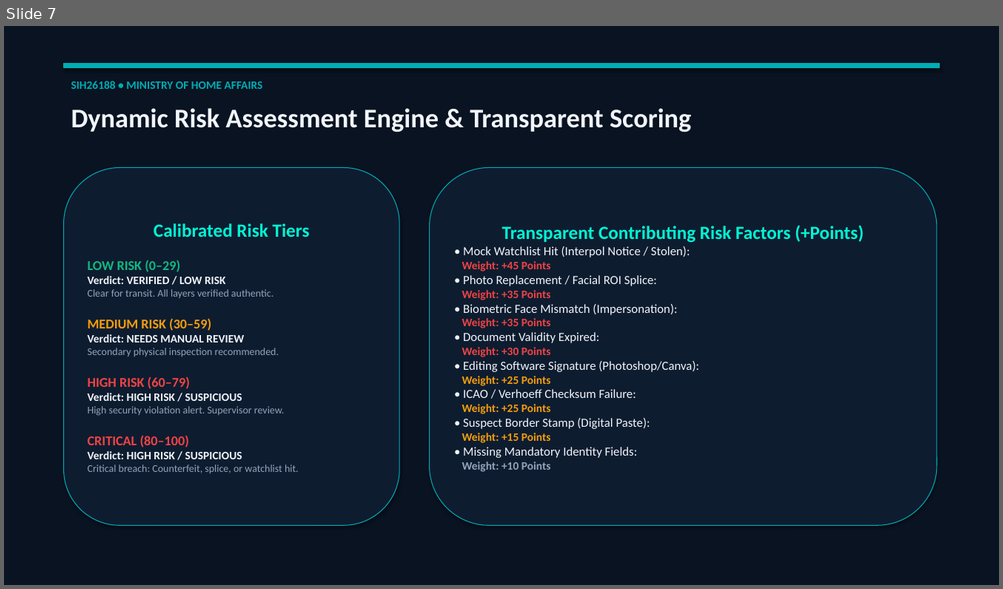
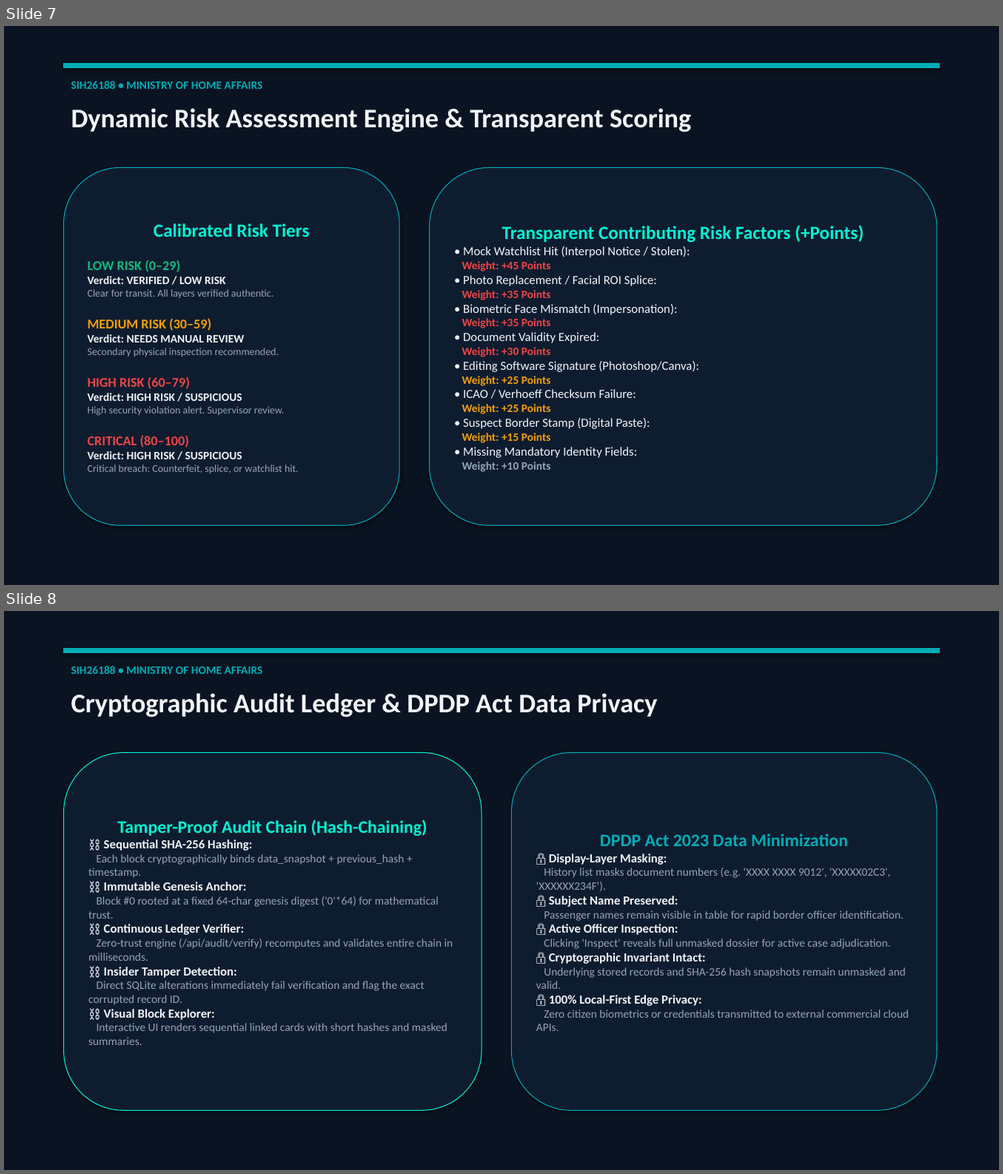
Before and after one commit to muskan-gupta01/TruthLens, a slide deck: TruthLens_SIH_Presentation.pptx. Shown one above the other, each under a label of ours: slide 7 before the commit, slides 7 and 8 after it. The pictures are 1003x589 and 1003x1174 pixels, drawn with LibreOffice and Linux fonts; fonts in the diff are those of the drawing. Boxes give left, top, right and bottom in pixels: in the first picture for what was removed or moved away, otherwise in the second. Text is boxed around its words. In the diff, an @@ line names an element or a change of style, - is before the commit and + after.

Commit message:
feat: complete TruthLens SIH26188 pipeline with 4-layer screening, audit chain, data masking, and 8 demo scenarios

```diff
--- a/TruthLens_SIH_Presentation.pptx
+++ b/TruthLens_SIH_Presentation.pptx
@@ slide 8 added at [4, 611, 999, 1170], background #FFFFFF @@
@@ rectangle added at [4, 611, 999, 1170], fill #0A1322, outline #0A1322 0.75 pt @@
@@ rectangle added at [64, 648, 939, 652], fill #00ADB5, outline #00ADB5 0.75 pt @@
@@ text added at [71, 666, 263, 674], 11 pt, text #00ADB5, bold @@
+SIH26188 • MINISTRY OF HOME AFFAIRS
@@ text added at [71, 693, 657, 717], 26 pt, text #F1F5F9, bold @@
+Cryptographic Audit Ledger & DPDP Act Data Privacy
@@ rounded rectangle added at [64, 753, 481, 1111], fill #0E1C30, outline #00F5D4 0.75 pt, 11 pt, text #94A3B8 @@
+Tamper-Proof Audit Chain (Hash-Chaining)
+⛓️ Sequential SHA-256 Hashing:
+Each block cryptographically binds data_snapshot + previous_hash + timestamp.
+⛓️ Immutable Genesis Anchor:
+Block #0 rooted at a fixed 64-char genesis digest ('0'*64) for mathematical trust.
+⛓️ Continuous Ledger Verifier:
+Zero-trust engine (/api/audit/verify) recomputes and validates entire chain in milliseconds.
+⛓️ Insider Tamper Detection:
+Direct SQLite alterations immediately fail verification and flag the exact corrupted record ID.
+⛓️ Visual Block Explorer:
+Interactive UI renders sequential linked cards with short hashes and masked summaries.
@@ rounded rectangle added at [512, 753, 936, 1111], fill #0E1C30, outline #00ADB5 0.75 pt, 11 pt, text #94A3B8 @@
+DPDP Act 2023 Data Minimization
+🔒 Display-Layer Masking:
+History list masks document numbers (e.g. 'XXXX XXXX 9012', 'XXXXX02C3', 'XXXXXX234F').
+🔒 Subject Name Preserved:
+Passenger names remain visible in table for rapid border officer identification.
+🔒 Active Officer Inspection:
+Clicking 'Inspect' reveals full unmasked dossier for active case adjudication.
+🔒 Cryptographic Invariant Intact:
+Underlying stored records and SHA-256 hash snapshots remain unmasked and valid.
+🔒 100% Local-First Edge Privacy:
+Zero citizen biometrics or credentials transmitted to external commercial cloud APIs.
```
Also in this commit, not shown: 2 slides changed, 1 slide removed, 34 other files.
